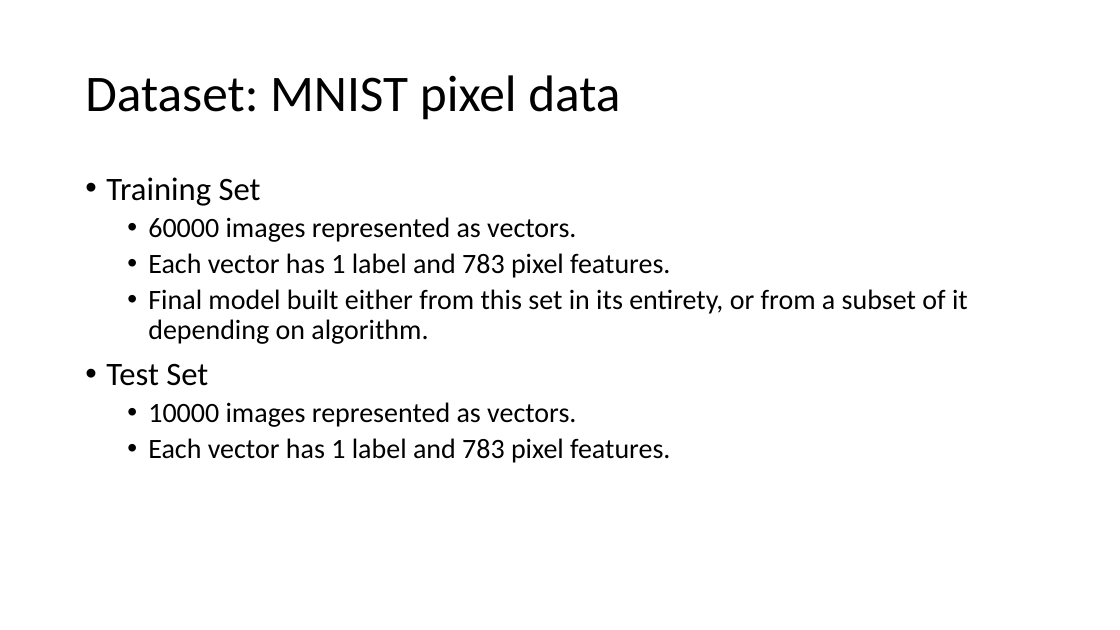
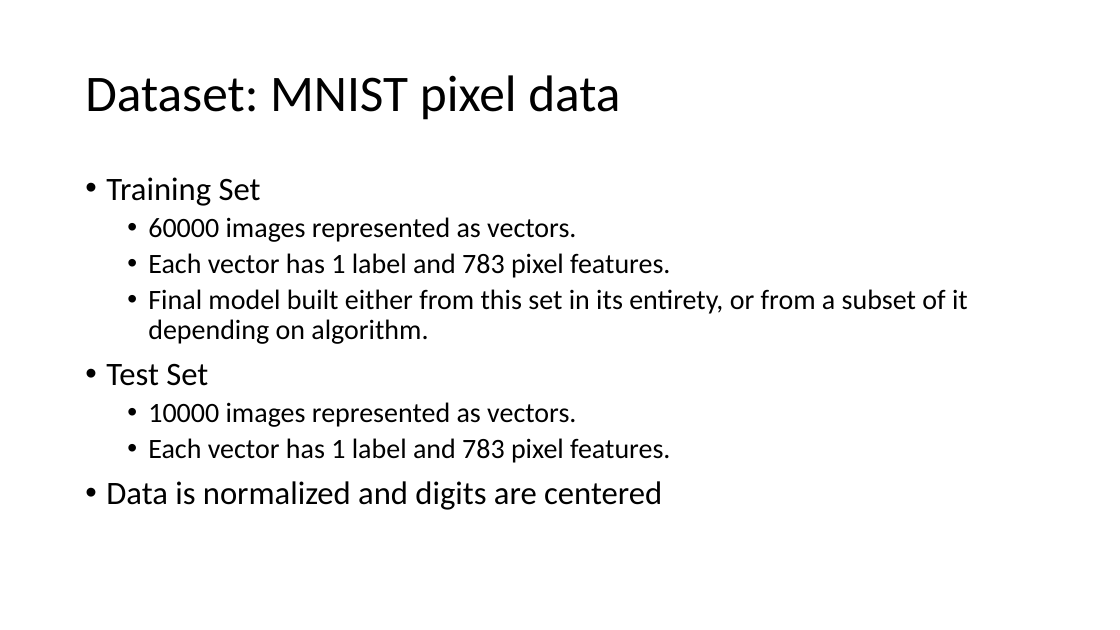
Before and after one commit to dericp/digit-recognition, a slide deck: slide 3 of A Comparison of Techniques Applied to Digit Recognition.pptx. Drawn at 1120x630 pixels with LibreOffice and Linux fonts; fonts in the diff are those of the drawing. Boxes give left, top, right and bottom in pixels: in the first picture for what was removed or moved away, otherwise in the second. Text is boxed around its words. In the diff, an @@ line names an element or a change of style, - is before the commit and + after.

```diff
--- a/A Comparison of Techniques Applied to Digit Recognition.pptx
+++ b/A Comparison of Techniques Applied to Digit Recognition.pptx
@@ text at (106,481,662,510): paragraph added @@
+• Data is normalized and digits are centered
```
Also in this commit, not shown: 2 other slides changed, 1 slide added.
